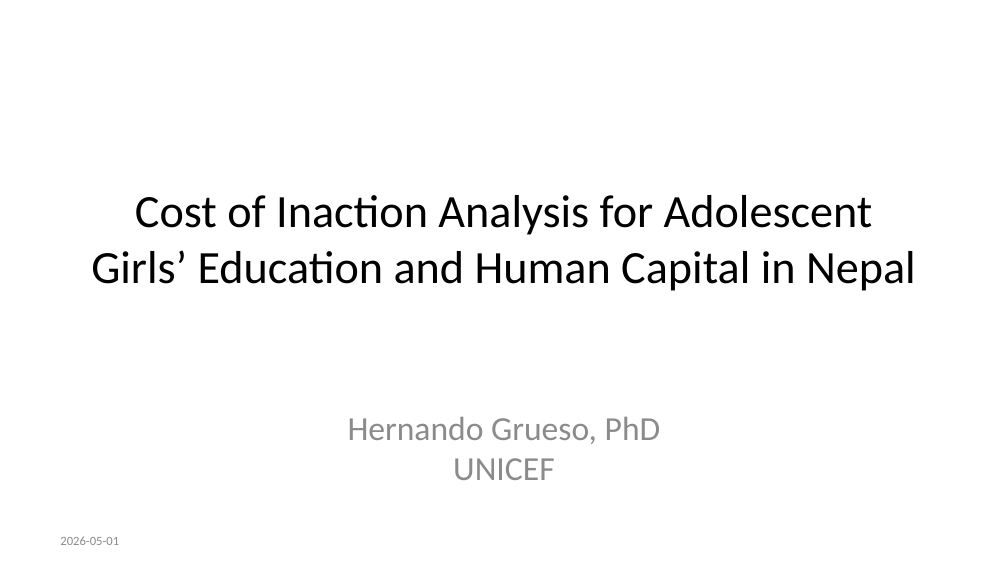
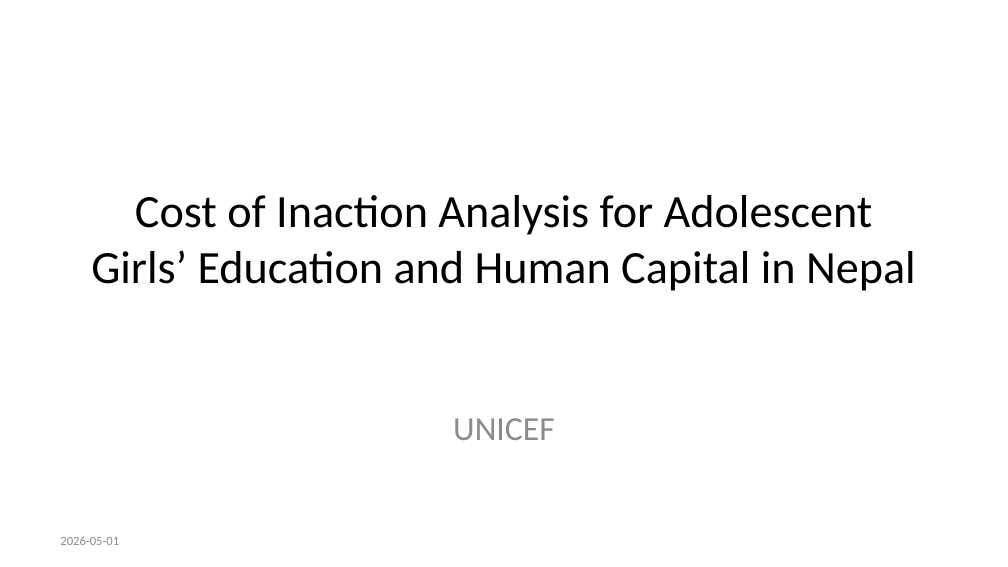
Before and after one commit to hgrueso/nepal-cost-of-inaction, a slide deck: slide 1 of reports/nepal_slides_short.pptx. Drawn at 1008x567 pixels with LibreOffice and Linux fonts; fonts in the diff are those of the drawing. Boxes give left, top, right and bottom in pixels: in the first picture for what was removed or moved away, otherwise in the second. Text is boxed around its words. In the diff, an @@ line names an element or a change of style, - is before the commit and + after.

```diff
--- a/reports/nepal_slides_short.pptx
+++ b/reports/nepal_slides_short.pptx
@@ subtitle at (453,418,554,440): text changed @@
-Hernando Grueso, PhD
-UNICEF
+UNICEF
```
Also in this commit, not shown: 2 other slides changed, 4 slides added, 4 other files.
